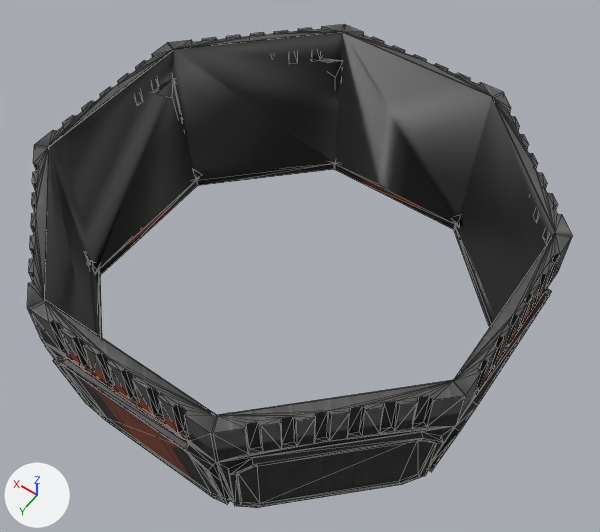
Two versions of the FBX model Assets/_CustomShips/Rocinante/Models/2_Reactor Housing.fbx, one commit apart.
One viewpoint serves both versions: a camera (50 mm lens) standing at (-18.7, 25.4, 65.5) and looking at (-0.6, 0.0, 25.6). The axes (+X, +Y, +Z) are drawn at lower left. The lights are the same throughout. The older version comes first. Mesh edges are drawn as thin lines.

Names of what the first picture shows: '2_Reactor Housing_seg01', '2_Reactor Housing_seg02', '2_Reactor Housing_seg03', '2_Reactor Housing_seg04', '2_Reactor Housing_seg05', '2_Reactor Housing_seg06', '2_Reactor Housing_seg07', '2_Reactor Housing_seg08'.
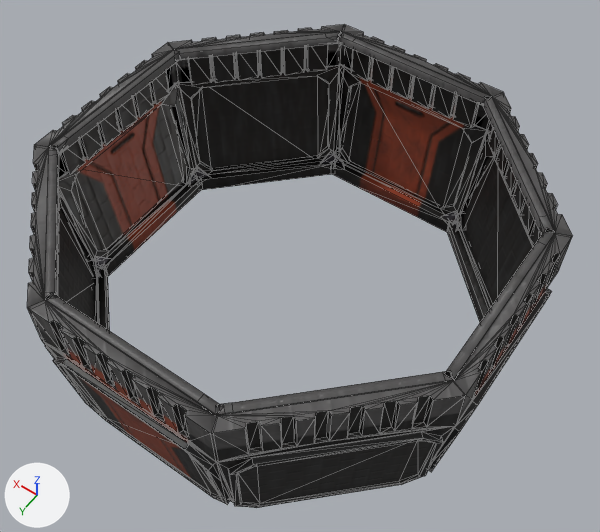
Changed parts and their boxes (x1, y1, x2, y2) in the pictures (600 x 532 px):
'2_Reactor Housing_seg07', reshaped (7% taller): before (211, 380, 466, 508); after (211, 371, 466, 508)
'2_Reactor Housing_seg03', reshaped: before (168, 24, 344, 186); after (168, 24, 344, 190)
'2_Reactor Housing_seg02', reshaped: before (334, 24, 502, 229); after (331, 24, 502, 232)
'2_Reactor Housing_seg04', reshaped: before (34, 43, 198, 275); after (34, 43, 201, 276)
'2_Reactor Housing_seg06', reshaped: before (27, 299, 233, 504); after (27, 293, 233, 504)
'2_Reactor Housing_seg01', reshaped: before (453, 92, 572, 328); after (447, 92, 572, 322)
'2_Reactor Housing_seg05', reshaped (11% wider): before (27, 145, 102, 358); after (27, 145, 110, 358)
'2_Reactor Housing_seg08', reshaped: before (429, 233, 572, 471); after (429, 229, 572, 471)
part 1 of me_2_reactor_housing_seg03_001, added: after (174, 32, 342, 190)
part 2 of me_2_reactor_housing_seg02_001, added: after (331, 32, 492, 232)
part 3 of me_2_reactor_housing_seg05_001, added: after (44, 146, 110, 331)
part 4 of me_2_reactor_housing_seg07_001, added: after (216, 371, 453, 415)
part 5 of me_2_reactor_housing_seg01_001, added: after (447, 96, 555, 322)
part 6 of me_2_reactor_housing_seg06_001, added (mostly hidden): after (45, 293, 222, 415)
part 7 of me_2_reactor_housing_seg04_001, added: after (49, 49, 201, 276)
part 8 of me_2_reactor_housing_seg08_001, added: after (445, 229, 555, 380)

Edits to the bpy script that builds the scene:
```text
Change me_2_reactor_housing_seg06_001:
    remove me_2_reactor_housing_seg06_001.from_pydata(...)  # 155 vertices, 231 faces; spans x -5.83..5.84, y 12.44..14.32, z -6.79..5.19
    add me_2_reactor_housing_seg06_001.from_pydata(...)  # 310 vertices, 496 faces; spans x -5.83..5.84, y 11.93..14.32, z -6.79..5.19
    me_2_reactor_housing_seg06_001 part 6: 155 vertices added at x -5.83..5.84, y 11.93..13.85, z -6.79..5.19
Change me_2_reactor_housing_seg02_001:
    remove me_2_reactor_housing_seg02_001.from_pydata(...)  # 156 vertices, 231 faces; spans x -5.83..5.84, y -14.44..-12.54, z -6.79..5.19
    add me_2_reactor_housing_seg02_001.from_pydata(...)  # 312 vertices, 496 faces; spans x -5.83..5.84, y -14.44..-12.02, z -6.79..5.19
    me_2_reactor_housing_seg02_001 part 2: 156 vertices added at x -5.83..5.84, y -13.97..-12.02, z -6.79..5.19
Change me_2_reactor_housing_seg01_001:
    remove me_2_reactor_housing_seg01_001.from_pydata(...)  # 155 vertices, 230 faces; spans x -14.08..-5.19, y -14.15..-5.13, z -6.79..5.19
    add me_2_reactor_housing_seg01_001.from_pydata(...)  # 310 vertices, 494 faces; spans x -14.08..-4.83, y -14.15..-4.9, z -6.79..5.19
    me_2_reactor_housing_seg01_001 part 5: 155 vertices added at x -13.73..-4.83, y -13.79..-4.9, z -6.79..5.19
Change me_2_reactor_housing_seg04_001:
    remove me_2_reactor_housing_seg04_001.from_pydata(...)  # 151 vertices, 226 faces; spans x 12.49..14.39, y -5.9..5.78, z -6.79..5.19
    add me_2_reactor_housing_seg04_001.from_pydata(...)  # 302 vertices, 486 faces; spans x 11.97..14.39, y -5.9..5.78, z -6.79..5.19
    me_2_reactor_housing_seg04_001 part 7: 151 vertices added at x 11.97..13.91, y -5.9..5.78, z -6.79..5.19
Change me_2_reactor_housing_seg07_001:
    remove me_2_reactor_housing_seg07_001.from_pydata(...)  # 188 vertices, 263 faces; spans x -14.08..-5.19, y 5.13..14.03, z -6.79..5.19
    add me_2_reactor_housing_seg07_001.from_pydata(...)  # 376 vertices, 564 faces; spans x -14.08..-4.83, y 4.78..14.03, z -6.79..5.19
    me_2_reactor_housing_seg07_001 part 4: 188 vertices added at x -13.73..-4.83, y 4.78..13.67, z -6.79..5.19
Change me_2_reactor_housing_seg05_001:
    remove me_2_reactor_housing_seg05_001.from_pydata(...)  # 158 vertices, 233 faces; spans x 5.06..14.09, y 5.13..14.03, z -6.79..5.19
    add me_2_reactor_housing_seg05_001.from_pydata(...)  # 316 vertices, 502 faces; spans x 4.84..14.09, y 4.78..14.03, z -6.79..5.19
    me_2_reactor_housing_seg05_001 part 3: 158 vertices added at x 4.84..13.74, y 4.78..13.67, z -6.79..5.19
Change me_2_reactor_housing_seg08_001:
    remove me_2_reactor_housing_seg08_001.from_pydata(...)  # 155 vertices, 230 faces; spans x -14.38..-12.51, y -5.9..5.78, z -6.79..5.19
    add me_2_reactor_housing_seg08_001.from_pydata(...)  # 310 vertices, 494 faces; spans x -14.38..-12.0, y -5.9..5.78, z -6.79..5.19
    me_2_reactor_housing_seg08_001 part 8: 155 vertices added at x -13.9..-12.0, y -5.9..5.78, z -6.79..5.19
Change me_2_reactor_housing_seg03_001:
    remove me_2_reactor_housing_seg03_001.from_pydata(...)  # 120 vertices, 195 faces; spans x 5.12..14.09, y -14.15..-5.22, z -6.79..5.19
    add me_2_reactor_housing_seg03_001.from_pydata(...)  # 240 vertices, 422 faces; spans x 4.84..14.09, y -14.15..-4.9, z -6.79..5.19
    me_2_reactor_housing_seg03_001 part 1: 120 vertices added at x 4.84..13.74, y -13.79..-4.9, z -6.79..5.19
```
